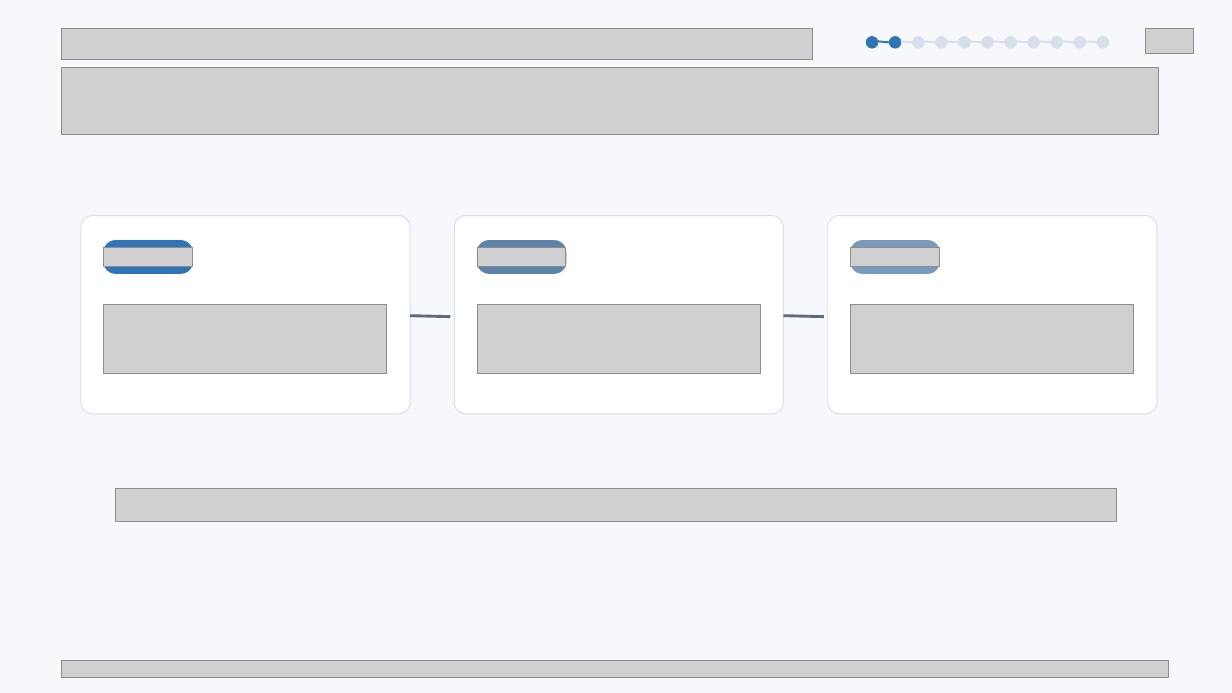
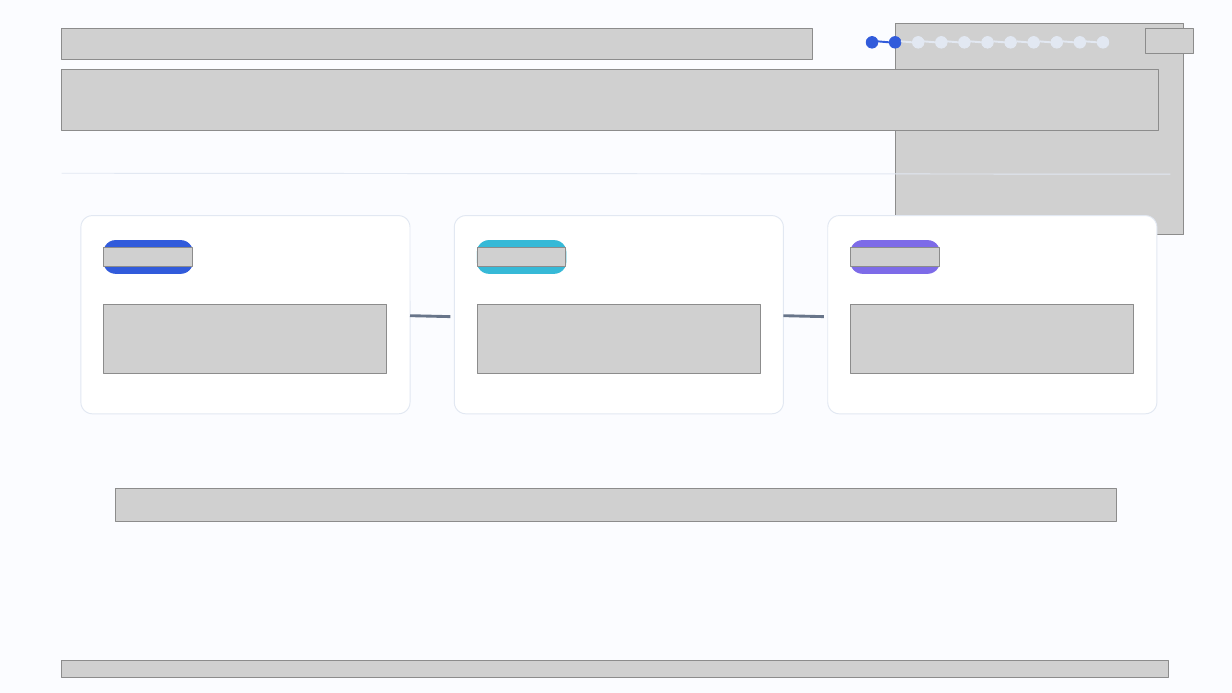
Before and after one commit to why-username/bigdata-agent, a slide deck: slide 4 of output/vehicle-defect-agent.pptx. Drawn at 1232x693 pixels with LibreOffice and Linux fonts; fonts in the diff are those of the drawing; grey boxes stand for pictures. Boxes give left, top, right and bottom in pixels: in the first picture for what was removed or moved away, otherwise in the second. Text is boxed around its words. In the diff, an @@ line names an element or a change of style, - is before the commit and + after.

```diff
--- a/output/vehicle-defect-agent.pptx
+++ b/output/vehicle-defect-agent.pptx
@@ background #F6F8FB to #FBFCFF @@
@@ picture added at [896,23,1184,235] @@
@@ line (878, 42) - (889, 43): stroke #2F75B5 1.5 pt to #315BDB 1.5 pt @@
@@ line (901, 42) - (913, 43): stroke #D7E0EA 1.5 pt to #E2E8F2 1.5 pt @@
@@ line (924, 42) - (935, 43): stroke #D7E0EA 1.5 pt to #E2E8F2 1.5 pt @@
@@ line (947, 42) - (959, 43): stroke #D7E0EA 1.5 pt to #E2E8F2 1.5 pt @@
@@ line (970, 42) - (982, 43): stroke #D7E0EA 1.5 pt to #E2E8F2 1.5 pt @@
@@ line (994, 42) - (1006, 43): stroke #D7E0EA 1.5 pt to #E2E8F2 1.5 pt @@
@@ line (1017, 42) - (1028, 43): stroke #D7E0EA 1.5 pt to #E2E8F2 1.5 pt @@
@@ line (1040, 42) - (1052, 43): stroke #D7E0EA 1.5 pt to #E2E8F2 1.5 pt @@
@@ line (1063, 42) - (1074, 43): stroke #D7E0EA 1.5 pt to #E2E8F2 1.5 pt @@
@@ line (1086, 42) - (1098, 43): stroke #D7E0EA 1.5 pt to #E2E8F2 1.5 pt @@
@@ fill #D7E0EA to #E2E8F2; outline #D7E0EA 0.75 pt to #E2E8F2 0.75 pt in 9 elements at [913,37,924,48], [935,37,946,48], [959,37,970,48], [982,37,993,48], [1006,37,1017,48], [1028,37,1039,48], [1052,37,1063,48], [1074,37,1085,48], [1098,37,1109,48] @@
@@ picture: place and size @@
-picture at [62,67,1160,135]
+picture at [62,69,1160,131]
@@ line added from (62, 174) to (1171, 175), #E2E8F2 0.75 pt @@
@@ outline #D7E0EA 0.75 pt to #E2E8F2 0.75 pt in 3 elements at [81,215,410,414], [455,215,784,414], [828,215,1157,414] @@
@@ fill #2F75B5 to #315BDB; outline #2F75B5 0.75 pt to #315BDB 0.75 pt in 3 elements at [867,37,878,48], [889,37,900,48], [104,240,192,273] @@
@@ rounded rectangle at [478,240,567,273]: fill #5D83AA to #36B9D7; outline #5D83AA 0.75 pt to #36B9D7 0.75 pt @@
@@ rounded rectangle at [851,240,940,273]: fill #7A9ABB to #7D6BE8; outline #7A9ABB 0.75 pt to #7D6BE8 0.75 pt @@
@@ line (410, 316) - (451, 317): stroke #5B6B7A 2.25 pt to #68758A 2.25 pt @@
@@ line (784, 316) - (824, 317): stroke #5B6B7A 2.25 pt to #68758A 2.25 pt @@
```
Also in this commit, not shown: 10 other slides changed, 6 slides added, 6 slides removed, 1 other file.
